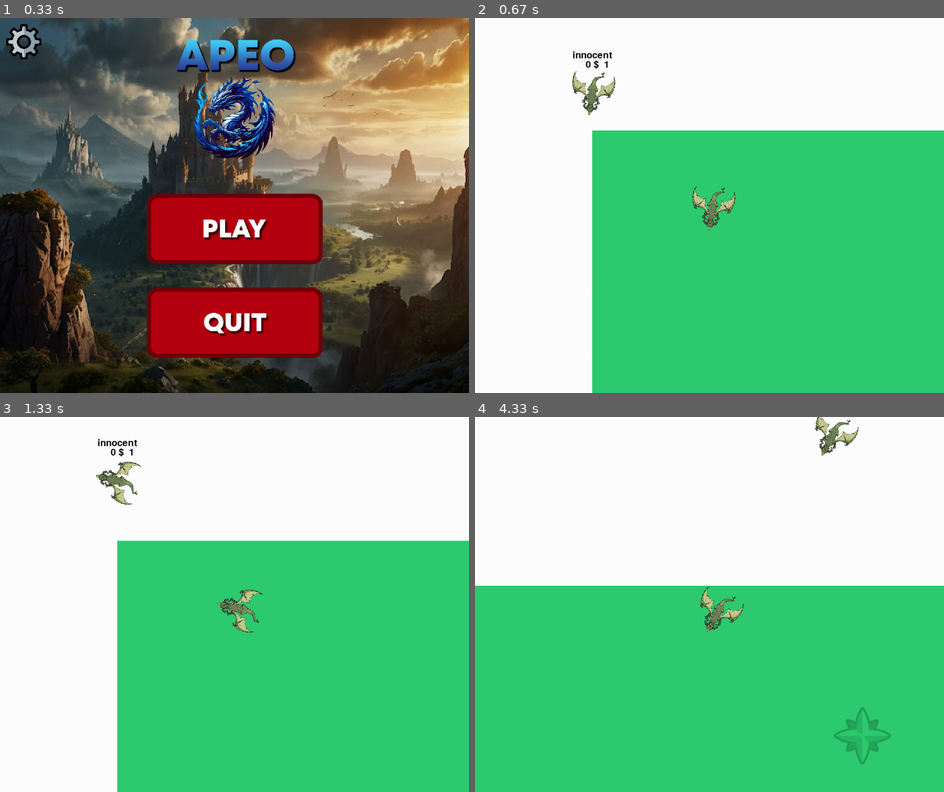
Above: before the commit, frames 1-4 (two rows, left to right).
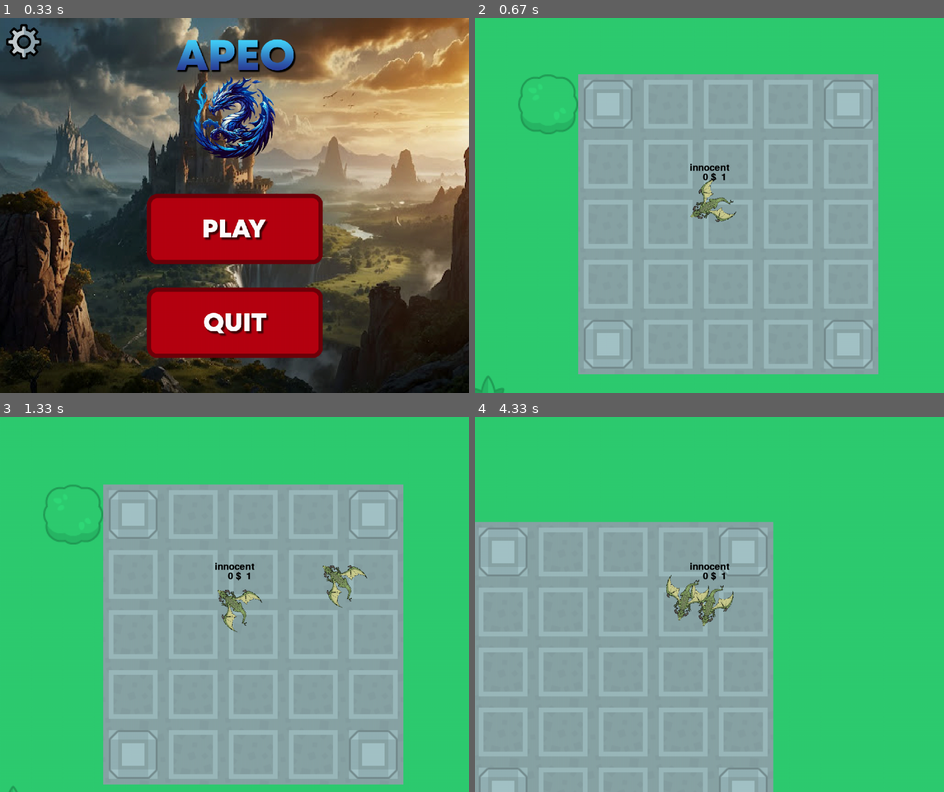
Above: after the commit, the same moments.

Repository: FoxBad/MURDER
Game: pygame game, started from main.py
Two runs of this game, one before a commit and one after it. Both use one fixed random seed, a clock stepped at 60 frames per second and the inputs below.
Inputs (mouse positions are in pixels of both pictures, inside the frame that each line leads up to):
- Up to frame 1 (0.33 s): no input
- Up to frame 2 (0.67 s): press the mouse at (709, 228) at 0.37 s; move the mouse to (634, 261) at 0.47 s; release the mouse at (564, 291) at 0.6 s
- Up to frame 3 (1.33 s): hold Right 0.67-1.13 s; move the mouse to (304, 473) at 0.7 s; hold Up from 1.17 s (still down); move the mouse to (79, 473) at 1.2 s; tap Z at 1.23 s
- Up to frame 4 (4.33 s): release Up at 1.47 s; hold Right 1.5-1.97 s; hold D 1.5-1.97 s; move the mouse to (709, 649) at 1.53 s; tap Z at 1.57, 1.87, 2.07, 2.37, 2.63, 2.97, 3.27, 3.4, 3.8, 4.1 s; hold Left 2-2.53 s; move the mouse to (611, 544) at 2.03 s; hold Down 2.57-2.87 s; hold S 2.57-2.87 s; move the mouse to (775, 522) at 2.6 s; hold Left 2.9-3.3 s; move the mouse to (807, 537) at 2.93 s; hold Up 3.33-3.7 s; move the mouse to (535, 593) at 3.37 s; hold Right from 3.73 s (still down); hold D from 3.73 s (still down); move the mouse to (671, 743) at 3.77 s

Frame 1 is identical in both runs. In frame 2, 87% of the frame differs, in the area x 0-100%, y 0-100%; in frame 3, 89%; in frame 4, 80%.

Commit message:
camera update without sector assassin

Diff:
--- a/bullet.py
+++ b/bullet.py
@@ -4,25 +4,28 @@
 fireball = pygame.transform.scale(fireball, (20, 20))
 
 class Bullet(pygame.sprite.Sprite):
-    def __init__(self, tireur, groups):
-        super().__init__(groups)
+    def __init__(self, tireur, allspritegroup, groups, ws , hs):
+        super().__init__(allspritegroup)
+        groups.add(self)
         self.tireur = tireur
-        self.x = tireur.x
-        self.y = tireur.y
+        self.x = self.tireur.x
+        self.y = self.tireur.y
         self.image = fireball
         self.destx, self.desty = pygame.mouse.get_pos()
         self.speed = 20
+        self.rect = self.image.get_rect(center=(self.x,self.y))
 
-        vect = (self.destx - self.x, self.desty - self.y)
+
+        vect = (self.destx - ws//2, self.desty - hs//2)
         angle = math.atan2(vect[1], vect[0])
         self.change_x = math.cos(angle) * self.speed
         self.change_y = math.sin(angle) * self.speed
 
 
-    def update(self, surf):
+    def update(self):
+
 
         self.x += self.change_x
         self.y += self.change_y
 
         self.rect = self.image.get_rect(center=(self.x,self.y))
-        surf.blit(self.image, self.rect)
--- a/camera.py
+++ b/camera.py
@@ -1,5 +1,4 @@
 import pygame
-
 
 class Camera(pygame.sprite.Group):
 
--- a/coins.py
+++ b/coins.py
@@ -5,10 +5,10 @@
 coinsimg = pygame.transform.scale(coinsimg, (50, 50))
 
 class CoinsC(pygame.sprite.Sprite):
-    def __init__(self, allspritegroup, groups, ws, hs):
+    def __init__(self, allspritegroup, groups):
         super().__init__(allspritegroup)
         groups.add(self)
-        self.x = random.randint(0, ws)
-        self.y = random.randint(0, hs)
+        self.x = random.randint(0, 4400)
+        self.y = random.randint(0, 4400)
         self.image = coinsimg
         self.rect = self.image.get_rect(center = (self.x,self.y))
--- a/main.py
+++ b/main.py
@@ -31,9 +31,6 @@
     ws, hs = screen.get_size()
 
 winsize()
-
-
-#-------------------------------CLASS-----------------------------
 
 
 #-------------------------------TILED-----------------------------
@@ -86,10 +83,11 @@
 
 allsprite = pygame.sprite.Group()
 
-
 CameraGroup = camera.Camera()
-M1 = player.Player(ws*5 // 20, hs*4 // 20, 100, 100, 4,pygame.K_z,pygame.K_s,pygame.K_q,pygame.K_d, allsprite, players_group, CameraGroup, innocent)
-#M2 = player.Player(ws*10 // 20, hs*4 // 20, 100, 100, 4, pygame.K_UP,pygame.K_DOWN,pygame.K_LEFT,pygame.K_RIGHT, players_group, innocent)
+M1 = player.Player(100, 100, 4,pygame.K_z,pygame.K_s,pygame.K_q,pygame.K_d, allsprite, players_group, innocent, ws, hs)
+CameraGroup.add(M1)
+
+M2 = player.Player(100, 100, 4, pygame.K_UP,pygame.K_DOWN,pygame.K_LEFT,pygame.K_RIGHT, allsprite, players_group, innocent, ws, hs)
 
 #-------------------------------OTHER FUNCTION-----------------------------
 
@@ -312,25 +310,27 @@
 
 def playermanage():
 
+    CameraGroup.custom_draw(M1 , layer1_group, layer2_group, screen, allsprite)
+
+
     for p in players_group:
 
         p.update(layer2_group)
-        p.orientation(screen)
-        CameraGroup.custom_draw(p , layer1_group, layer2_group, screen, allsprite)
-
-
-        p.roles(screen)
+
+        p.roles(allsprite, ws ,hs)
+
+        p.orientation(ws , hs )
 
         p.checkalive(deathgroup, allsprite)
 
-        draw_text(str(p.role), pygame.font.Font(None, 30), BLACK, screen, p.x, p.y-80)
-
-        draw_text(str(p.coins) + " $", pygame.font.Font(None, 30), BLACK, screen, p.x, p.y-60)
-
-        draw_text(str(p.vie), pygame.font.Font(None, 30), BLACK, screen, p.x+30, p.y-60)
+        draw_text(str(M1.role), pygame.font.Font(None, 30), BLACK, screen, ws//2, hs//2-80)
+
+        draw_text(str(M1.coins) + " $", pygame.font.Font(None, 30), BLACK, screen, ws//2, hs//2-60)
+
+        draw_text(str(M1.vie), pygame.font.Font(None, 30), BLACK, screen, ws//2+30, hs//2-60)
 
         if p.role == 'mage':
-            draw_text(str(p.bullet) + " •", pygame.font.Font(None, 30), BLACK, screen, p.x-30, p.y-60)
+            draw_text(str(M1.bullet) + " •", pygame.font.Font(None, 30), BLACK, screen, ws//2-30, hs//2-60)
 
 
 def bulletsmanage():
@@ -338,8 +338,7 @@
     for player in players_group:
         for bullet in player.bulletlist:
 
-
-            bullet.update(screen)
+            bullet.update()
 
             otherplayer = players_group.copy()
             otherplayer.remove(player)
@@ -348,14 +347,14 @@
             for player2 in otherplayer:
                 if pygame.sprite.collide_mask(bullet, player2):
                     player2.perdre_vie()
-                    player.bulletlist.remove(bullet)
-
-            if bullet.x < 0 or bullet.x > 1920 or bullet.y < 0 or bullet.y > 1080:
-                player.bulletlist.remove(bullet)
+                    bullet.kill()
+
+            if bullet.x < 0 or bullet.x > 4400 or bullet.y < 0 or bullet.y > 4400:
+                bullet.kill()
 
             for sprite in layer2_group:
                 if pygame.sprite.collide_mask(bullet, sprite):
-                    player.bulletlist.remove(bullet)
+                    bullet.kill()
 
             if player.bullet == 0:
                 player.role = 'innocent'
@@ -363,12 +362,11 @@
                 player.magestat = False
 
 
-
 def coinsmanage():
     for player in players_group:
         for coin in coinsgroup:
             if pygame.sprite.collide_mask(player, coin):
-                coinsgroup.remove(coin)
+                coin.kill()
                 player.coins += 1
 
 
@@ -386,8 +384,8 @@
 def clock():
     global start_ticks
     seconds=(pygame.time.get_ticks()-start_ticks)/1000 #calculate how many seconds
-    if seconds>5: # if more than 10 seconds close the game
-        CoinsC(allsprite, coinsgroup, ws, hs)
+    if seconds>3 and len(coinsgroup) < 50 : # if more than 10 seconds close the game
+        CoinsC(allsprite, coinsgroup)
         start_ticks=pygame.time.get_ticks() #starter tick
 
 
@@ -426,7 +424,7 @@
 
 
             if e.type == pygame.MOUSEBUTTONDOWN and pygame.mouse.get_pressed()[0] and player.role == 'mage' and player.magestat == True and player.bullet > 0:
-                bullet.Bullet(player, player.bulletlist)
+                bullet.Bullet(player, allsprite, player.bulletlist, ws ,hs)
                 player.bullet -= 1
 
 
@@ -434,6 +432,7 @@
             if e.type == pygame.MOUSEBUTTONDOWN and pygame.mouse.get_pressed()[0] and player.role == "assassin" and player.assassinstat == True:
 
                 otherplayer = players_group.copy()
+
                 otherplayer.remove(player)
 
                 for player2 in otherplayer:
--- a/player.py
+++ b/player.py
@@ -1,13 +1,13 @@
 import pygame, random, sector, math, redcross, os
 
 class Player(pygame.sprite.Sprite):
-    def __init__(self, x, y, sx, sy, vel, Ku, Kd, Kl, Kr, allspritegroup, groups, groups2, base_img):
+    def __init__(self, sx, sy, vel, Ku, Kd, Kl, Kr, allspritegroup, groups, base_img, ws ,hs):
         super().__init__(allspritegroup)
         groups.add(self)
-        groups2.add(self)
 
-        self.x = x
-        self.y = y
+        self.x = 2200
+        self.y = 2200
+        self.pos = pygame.Vector2((self.x,self.y))
         self.sx = sx
         self.sy = sy
         self.size = (sx, sy)
@@ -24,7 +24,13 @@
         self.bulletlist = pygame.sprite.Group()
         self.bullet = 3
         self.base_img = base_img
+        self.image = pygame.transform.scale(self.base_img, (self.sx, self.sy))
         self.coins = 0
+        self.rect = pygame.Rect(self.x-self.sx/2, self.y-self.sy/2, self.sx, self.sy)
+
+        self.vectsize = pygame.Vector2((ws//2, hs//2))
+        self.vectsect = pygame.Vector2(self.pos)
+        self.sector = sector.Sector(self.vectsize, allspritegroup, self)
 
 
 
@@ -59,7 +65,7 @@
             self.velx, self.vely = self.x - self.prev_x, self.y - self.prev_y
 
 
-            self.rect = pygame.Rect(self.x-self.sx/2, self.y-self.sy/2, self.sx, self.sy)
+            #self.rect = pygame.Rect(self.x-self.sx/2, self.y-self.sy/2, self.sx, self.sy)
             #self.rect = pygame.draw.rect(screen, BLACK, pygame.Rect(self.x-self.sx/2, self.y-self.sy/2, self.sx, self.sy)
 
 
@@ -68,33 +74,42 @@
                     self.x, self.y = self.prev_x, self.prev_y
 
 
-    def orientation(self, surf):
+    def orientation(self, ws ,hs):
 
         pos = pygame.mouse.get_pos()
-        self.x_dist = pos[0] - self.x
-        self.y_dist = -(pos[1] - self.y)
+        self.x_dist = pos[0] - ws//2
+        self.y_dist = -(pos[1] - hs//2)
         self.angle = math.degrees(math.atan2(self.y_dist, self.x_dist))
         self.image  = pygame.transform.rotate(self.image, self.angle)
-        self.rectangle  = self.image.get_rect(center = (self.x, self.y))
+        self.rect  = self.image.get_rect(center = (self.x, self.y))
 
         self.mask = pygame.mask.from_surface(self.image)
-        self.pos = (self.x,self.y)
+        self.pos = pygame.Vector2((self.x,self.y))
 
-        surf.blit(self.image, self.rectangle)
+    def roles(self, allspritegroup, ws ,hs):
+        if self.role == 'assassin':
+            if self.assassinstat == True:
+                allspritegroup.add(self.sector)
+                self.managesector(ws ,hs)
+
+            else:
+                allspritegroup.remove(self.sector)
+                self.magestat == False
 
 
-    def roles(self, surf):
-        if self.role == 'assassin' and self.assassinstat == True:
-            self.vect = pygame.Vector2((self.x, self.y))
-            self.sector = sector.Sector(self.vect)
-            self.sector.update(surf)
-
         if self.role == 'innocent':
+            allspritegroup.remove(self.sector)
             self.assassinstat == False
             self.magestat == False
 
         if self.role == 'mage':
+            allspritegroup.remove(self.sector)
             self.assassinstat == False
+
+    def managesector(self, ws ,hs):
+        self.vectsize = pygame.Vector2((ws//2, hs//2))
+        self.vectsect = pygame.Vector2(self.pos)
+        self.sector.update(self.vectsize)
 
     def perdre_vie(self):
         self.vie -= 1
--- a/sector.py
+++ b/sector.py
@@ -15,15 +15,20 @@
     return surf, rect
 
 class Sector(pygame.sprite.Sprite):
-    def __init__(self, pivot):
+    def __init__(self, pivot, allspritegroup, player):
+        super().__init__(allspritegroup)
         self.pivot = pivot
-        self.pos = pivot + (70, 0)
+        self.player = player
+        self.pos = self.player.pos + (70, 0)
         self.image_orig = sector
         self.image = self.image_orig
         self.rect = self.image.get_rect(center = self.pos)
 
 
-    def update(self, surf):
+    def update(self, pivot):
+
+        self.pivot = pivot
+        self.pos = self.player.pos + (70, 0)
 
         mouse_pos = pygame.Vector2(pygame.mouse.get_pos())
 
@@ -33,5 +38,3 @@
         self.image, self.rect = rotate_on_pivot(self.image_orig, mouse_angle, self.pivot, self.pos)
 
         self.mask = pygame.mask.from_surface(self.image)
-
-        surf.blit(self.image, self.rect)
--- a/servermain/client.py
+++ b/servermain/client.py
@@ -1,61 +1,44 @@
 import socket, random
-import time
-import sys
-import pygame
-from pygame.locals import *
-from pygame.sprite import AbstractGroup
+import time, sys, json
 
+HOST = '192.168.56.1'
+PORT = 5050
 
-def read_pos(str):
-    str = str.split(",")
-    for str1 in str:
-        if str1 != "":
-            str1 = str1.split(":")
-            pos = str1[1].split(" ")
-            other_player_pos[str1[0]] = (int(pos[0]), int(pos[1]))
-    return other_player_pos
-
-class Player(pygame.sprite.Sprite):
-    def __init__(self, groups):
-        super().__init__(groups)
-        self.pos =  (0, 0)
-
-
-
-
-
-HOST = '172.20.10.2'
-PORT = 5050
-position = str(random.randint(0,100)) + " " + str(random.randint(0,100))
 client = socket.socket(socket.AF_INET, socket.SOCK_STREAM)
 client.connect((HOST, PORT))
-other_player_pos = {}
 
+class Player():
+    def __init__(self, playerid):
+        self.x = random.randint(0, 1000)
+        self.y = random.randint(0, 1000)
+        self.pos = self.x, self.y
+        self.playerid = playerid
 
-pygame.init()
-fps = 60
-fpsClock = pygame.time.Clock()
-width, height = 640, 480
-screen = pygame.display.set_mode((width, height))
+id = client.recv(4096).decode()
+data = json.loads(id)
+P = Player(data)
 
+def send_update():
+    update = json.dumps({"playerid": P.playerid, "position": P.pos})
+    client.send((update + '\n').encode())
 
+def receive_message():
+    message = client.recv(4096).decode()
+    if message:
+        try:
+            data = json.loads(message)
+            other_player_data = data
 
-# Game loop.
+            for i in other_player_data:
+                if i == P.playerid:
+                    del other_player_data[i]
+
+        except json.JSONDecodeError as e:
+            print("JSON decoding error:", e)
+    else:
+        print("Empty message received")
+
 while True:
-
-    # Envoyer la position au serveur
-    client.send(position.encode())
-    # Recevoir la position des autres clients
-    other_positions = client.recv(2048).decode()
-    print(f"Positions des autres clients : {read_pos(other_positions)}")
-
-    screen.fill((0, 0, 0))
-    for event in pygame.event.get():
-        if event.type == QUIT:
-            pygame.quit()
-            sys.exit()
-    # Draw.
-
-    pygame.display.flip()
-    fpsClock.tick(fps)
-# Adresse IP et port du serveur
+    send_update()
+    receive_message()
+    time.sleep(1)
--- a/servermain/server.py
+++ b/servermain/server.py
@@ -1,61 +1,64 @@
 import socket
-import threading, time
+import threading, time, json
 
+clients = []
+players = {}
+
+# Configuration du serveur
+HOST = '192.168.56.1'
+PORT = 5050
+currentPlayer = 0
+MAX_PLAYERS = 2
+server = socket.socket(socket.AF_INET, socket.SOCK_STREAM)
+server.bind((HOST, PORT))
+server.listen(MAX_PLAYERS) # Limite de 2 clients
+
+print(f"Serveur en écoute sur {HOST}:{PORT}")
 
 # Fonction pour gérer les connexions des clients
 def handle_client(client_socket, client_address):
+    global currentPlayer
+
     print(f"Connexion acceptée de {client_address}")
 
-    while True:
+    sent = json.dumps(client_address[1])
+    client_socket.send((sent).encode())
 
-        time.sleep(1)
-        try:
+    players[client_address[1]] = {"playerid": client_address[1]}
+
+    try:
+        while True:
             # Recevoir la position du client
-            position = client_socket.recv(2048).decode()
-            print(f"Position reçue de {client_address}: {position}")
+            receive = client_socket.recv(4096).decode()
+            if not receive:
+                break
+
+            data = json.loads(receive)
+            players[client_address[1]] = data
 
             # Redistribuer la position à tous les clients connectés
-            for c in clients:
-                if c != client_socket:
-                    c.send((str(client_address[1]) + ':' + position + ',').encode())
-                    #c.send((position + ',').encode())
-        except Exception as e:
-            print(f"Erreur: {e}")
-            break
+            for c, a in clients:
+                sent = json.dumps(players)
+                c.send(sent.encode())
 
-    # Fermer la connexion avec le client
-    client_socket.close()
-    print(f"Connexion avec {client_address} fermée")
+    except Exception as e:
+        print(f"Erreur: {e}")
+    finally:
+        client_socket.close()
+        currentPlayer -= 1
+        del players[client_address[1]]
+        print(f"Connexion avec {client_address} fermée")
 
-currentPlayer = 0
-MAX_PLAYERS = 3
-
-# Configuration du serveur
-HOST = '172.20.10.2'
-PORT = 5050
-
-server = socket.socket(socket.AF_INET, socket.SOCK_STREAM)
-server.bind((HOST, PORT))
-server.listen(MAX_PLAYERS)  # Limite de 3 clients
-
-print(f"Serveur en écoute sur {HOST}:{PORT}")
-
-clients = []
-clients2 = []
 
 while True:
     # Accepter les connexions des clients
     client_socket, client_address = server.accept()
-    clients.append(client_socket)
-    clients2.append((client_socket, client_address))
+    clients.append((client_socket,client_address))
+
     currentPlayer += 1
     print(f"Joueur connecté. Nombre total de joueurs: {currentPlayer}/{MAX_PLAYERS}")
 
     if currentPlayer == MAX_PLAYERS:
 
-
-        time.sleep(5)
-        # Démarrer un thread pour gérer la connexion du client
-
-        for client, address in clients2:
+        for client, address in clients:
             threading.Thread(target=handle_client, args=(client, address)).start()
